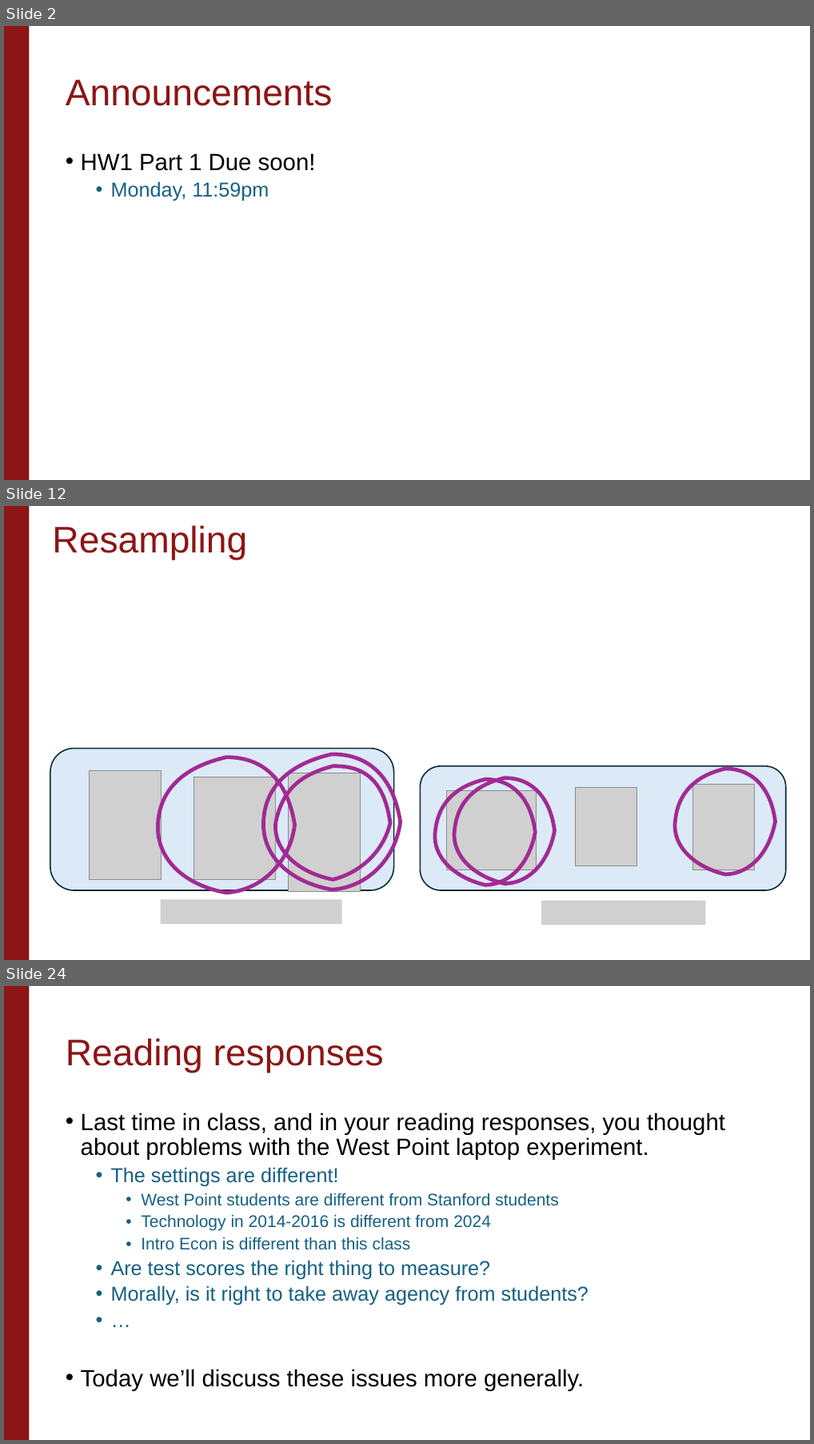
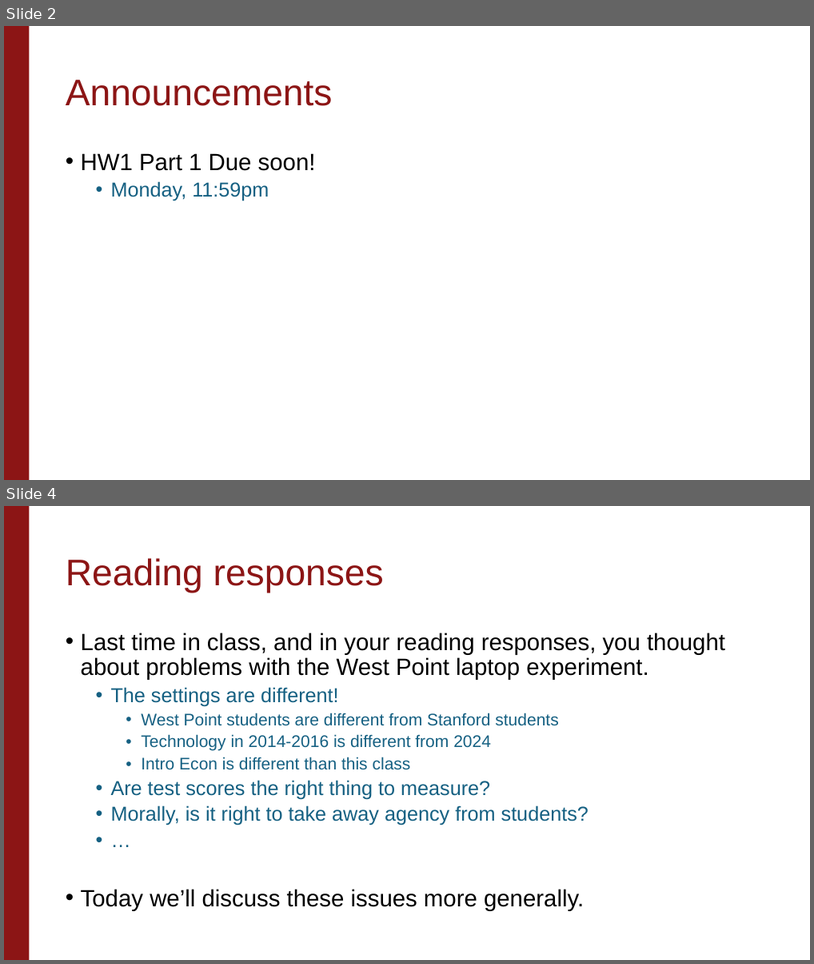
Before and after one commit to stanford-causal-inference-class/stanford-causal-inference-class.github.io, a slide deck: materials/lecture-slides/Unit1_Lecture2.pptx. Shown one above the other, each under a label of ours: slides 2, 12 and 24 before the commit, slides 2 and 4 after it; the slides between them are not shown. The pictures are 814x1444 and 814x964 pixels, drawn with LibreOffice and Linux fonts; fonts in the diff are those of the drawing; grey boxes stand for pictures; background and template pictures are left out. Boxes give left, top, right and bottom in pixels: in the first picture for what was removed or moved away, otherwise in the second. Text is boxed around its words. In the diff, an @@ line names an element or a change of style, - is before the commit and + after.

```diff
--- a/materials/lecture-slides/Unit1_Lecture2.pptx
+++ b/materials/lecture-slides/Unit1_Lecture2.pptx
@@ slide 12 removed at [4,506,810,960], background #FFFFFF; not listed: 1 template element that a slide beside it also shows @@
@@ title removed at [52,525,247,560] @@
-Resampling
@@ freeform shape removed at [158,757,295,892] @@
@@ freeform shape removed at [263,754,400,889] @@
@@ freeform shape removed at [276,766,390,880] @@
@@ freeform shape removed at [675,768,776,874] @@
@@ group removed at [50,748,786,924]: 8 pictures, 2 rounded rectangles @@
@@ freeform shape removed at [435,780,536,884] @@
@@ freeform shape removed at [454,778,555,883] @@
@@ what was slide 24 is now slide 4 @@
```
Also in this commit, not shown: 1 slide changed, 21 other slides removed.
